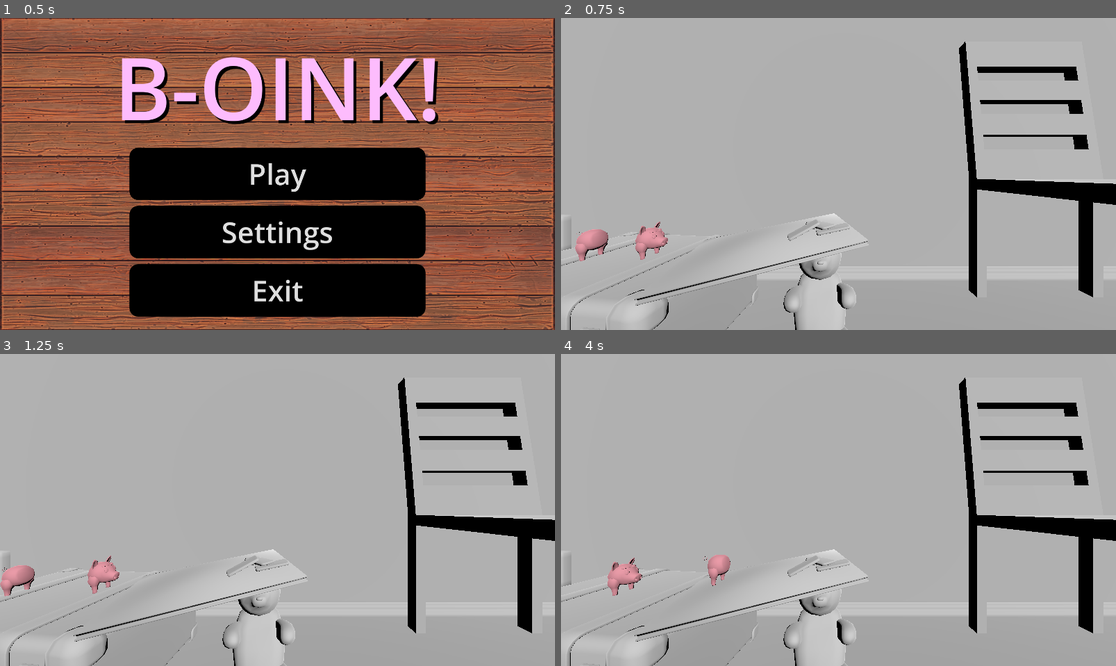
Above: before the commit, frames 1-4 (two rows, left to right).
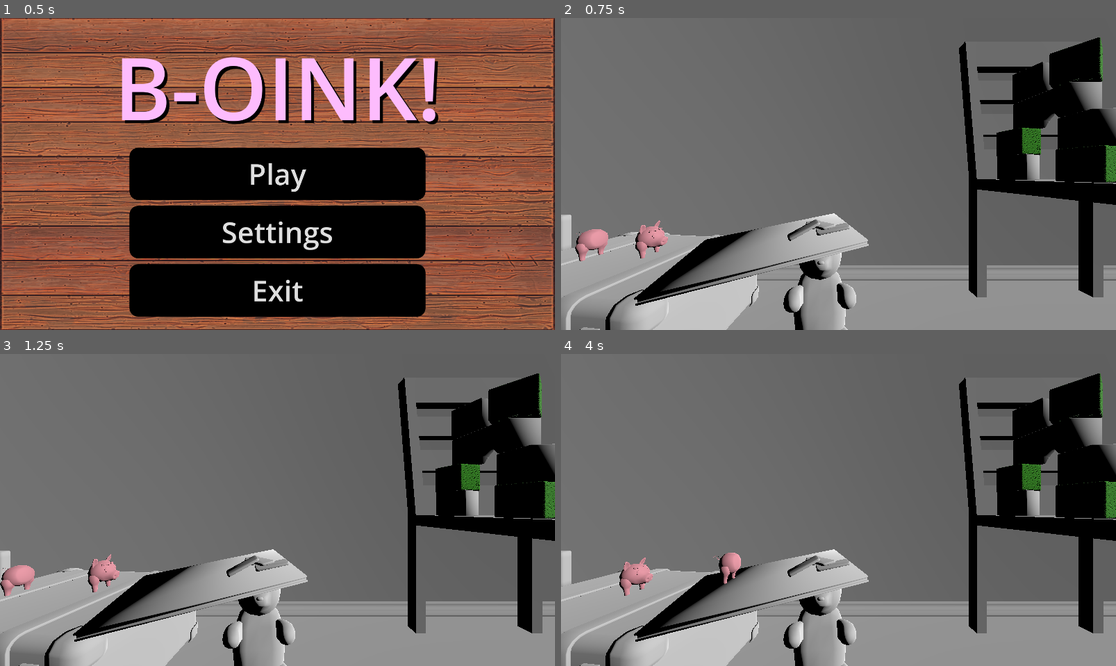
Above: after the commit, the same moments.

Repository: CoffeeMugTwo/b_oink
Game: Godot game, scene res://Scenes/main_menu.tscn
Same seed, same stepped clock (60 frames per second), same inputs: the game is played once before the commit and once after it.
Inputs:
- Up to frame 1 (0.5 s): no input
- Up to frame 2 (0.75 s): click "Play" at 0.5 s
- Up to frame 3 (1.25 s): no input
- Up to frame 4 (4 s): tap Enter (ui_accept) at 1.25 s; hold Right (ui_right) 1.28-2.03 s; hold Shift (p2_hold) 1.28-2.03 s; tap C (p2_jump) at 1.52, 2.27, 3.77 s; hold Down (ui_down) 2.03-2.78 s; tap A (p2_left) at 2.1 s; hold Right (ui_right) 2.78-3.53 s; hold D (p2_right) 2.78-3.53 s; hold Up (ui_up) from 3.53 s (still down); tap Shift (p2_hold) at 3.6 s

Frame 1 is identical in both runs. In frame 2, 82% of the frame differs, in the area x 0-100%, y 0-100%; in frame 3, 82%; in frame 4, 82%.

Commit message:
LevelEdit

Diff:
--- a/b-oink/Scenes/World.tscn
+++ b/b-oink/Scenes/World.tscn
@@ -30,19 +30,17 @@
 radius = 0.5332031
 
 [sub_resource type="BoxShape3D" id="BoxShape3D_q2d71"]
+size = Vector3(1, 0.47460938, 1)
 
 [sub_resource type="BoxShape3D" id="BoxShape3D_kn06e"]
 
 [sub_resource type="BoxShape3D" id="BoxShape3D_waglr"]
 
 [sub_resource type="BoxShape3D" id="BoxShape3D_rwt1y"]
-size = Vector3(0.99890137, 1, 1.005188)
-
-[sub_resource type="BoxShape3D" id="BoxShape3D_r0dna"]
-size = Vector3(0.56933594, 1.1660156, 0.158432)
+size = Vector3(0.99890137, 1, 1.3512268)
 
 [sub_resource type="BoxShape3D" id="BoxShape3D_mvfa8"]
-size = Vector3(0.91259766, 1, 1)
+size = Vector3(1.3322754, 0.059326172, 1)
 
 [node name="World" type="Node3D"]
 
@@ -228,7 +226,7 @@
 transform = Transform3D(1, 0, 0, 0, 1, 0, 0, 0, 1, 24.369709, 5.8451095, 7.212913)
 
 [node name="DirectionalLight3D" type="DirectionalLight3D" parent="."]
-transform = Transform3D(7.350161, -5.238774, 4.30469, 2.331135, 7.9140525, 5.65098, -6.3671756, -3.1500802, 7.0381856, 13.295916, 7.9920297, -4.044555)
+transform = Transform3D(0.07303497, -0.47181213, 0.87866914, 0.25164002, 0.86123455, 0.4415341, -0.9650612, 0.18886085, 0.18162705, 28.295916, 7.9920297, 6.2795568)
 light_bake_mode = 1
 directional_shadow_max_distance = 787.7
 
@@ -1047,15 +1045,11 @@
 transform = Transform3D(0.17762461, -0.13786907, -0.6629039, 0.035683155, 0.6862887, -0.1331713, 0.67614806, 0, 0.18117337, 22.02649, 3.4070604, 0)
 
 [node name="B-Oink!_Book_LP" parent="Book" instance=ExtResource("17_waglr")]
-transform = Transform3D(0.99881434, 0.048171856, -0.0070527047, -0.047825556, 0.9979286, 0.043012902, 0.00910987, -0.042624332, 0.99904954, 0.0020256042, 0.038965702, -0.00756073)
+transform = Transform3D(0.99881434, 0.048171863, -0.0070527196, -0.047825564, 0.99792856, 0.043012932, 0.00910987, -0.042624347, 0.99904954, 0.0014886856, 0.037673473, -0.007013321)
 
 [node name="CollisionShape3D" type="CollisionShape3D" parent="Book"]
-transform = Transform3D(5.994873, 0.008164303, -0.050489068, -0.24335478, 0.19969523, 0.29935074, 0.046970844, -0.0074252402, 7.994181, 0.0024032593, 0.0715909, -0.021720886)
+transform = Transform3D(5.994873, 0.008164303, -0.050489068, -0.24335478, 0.19969523, 0.29935074, 0.046970844, -0.0074252402, 7.994181, -0.006333351, 0.12338543, 1.3614235)
 shape = SubResource("BoxShape3D_rwt1y")
-
-[node name="CollisionShape3D2" type="CollisionShape3D" parent="Book"]
-transform = Transform3D(-7.070199, -0.015978562, -3.8113306, 0.31450126, -0.49824443, -0.26621103, -2.4628716, -0.017750777, 10.907096, -1.0391479, 0.054296732, 4.3715687)
-shape = SubResource("BoxShape3D_r0dna")
 
 [node name="Domino" type="StaticBody3D" parent="."]
 transform = Transform3D(0.29141128, -0.015598846, 0.053754, 0.047566317, 0.09873503, -6.7099215e-11, -0.05307401, 0.0028409788, 0.2951449, 24.171867, 3.8483653, 0)
@@ -1080,10 +1074,83 @@
 [node name="B-Oink!_Domino_LP" parent="Domino4" instance=ExtResource("18_rwt1y")]
 transform = Transform3D(0.99904865, 0.042858496, -0.008057088, -0.04348021, 0.9931447, -0.10850823, 0.0033514798, 0.10875532, 0.99406326, 0.6297245, -0.24656487, 0.2106018)
 
-[node name="CollisionDomino" type="CollisionShape3D" parent="Domino4"]
-transform = Transform3D(2.3393984, 0.00269895, 2.483984, 3.546144, 0.92556846, -0.6904323, -2.62239, 0.029518709, 2.212461, -1.3633614, -2.0914097, 3.0504913)
+[node name="DominoPlaceholder" type="StaticBody3D" parent="."]
+transform = Transform3D(1, 0, 0, 0, 1, 0, 0, 0, 1, 22.769339, 3.9451165, 0)
+
+[node name="CollisionShape3D" type="CollisionShape3D" parent="DominoPlaceholder"]
+transform = Transform3D(0.86271673, -0.5056875, 0, 0.5056875, 0.86271673, 0, 0, 0, 1, 0.23384285, -0.09717131, 0)
 shape = SubResource("BoxShape3D_mvfa8")
 
-[node name="CollisionDomino2" type="CollisionShape3D" parent="Domino4"]
-transform = Transform3D(1.283788, -0.2688025, 2.7931335, 3.4271374, 0.88591594, -0.5770154, -2.9762368, -0.067361966, 2.3816772, 0.18515396, 0.3934784, 1.2801208)
-shape = SubResource("BoxShape3D_mvfa8")
+[node name="Block9" type="StaticBody3D" parent="."]
+transform = Transform3D(0.11155699, 0, -0.48739618, 0, 0.5, 0, 0.48739618, 0, 0.11155699, 31.663982, 6.603571, -1.064362)
+
+[node name="CollisionShape3D" type="CollisionShape3D" parent="Block9"]
+transform = Transform3D(1.95, 0, 0, 0, 1.95, 0, 0, 0, 1.95, 0, 1.010469, 0)
+shape = SubResource("BoxShape3D_q2d71")
+
+[node name="B-Oink!_Buldingblock_cube_LP2" parent="Block9" instance=ExtResource("8_kn06e")]
+
+[node name="Block10" type="StaticBody3D" parent="."]
+transform = Transform3D(-0.49999654, 0, 0.00186757, 0, 0.5, 0, -0.00186757, 0, -0.49999654, 31.823383, 7.6211414, 0.10117191)
+
+[node name="CollisionShape3D" type="CollisionShape3D" parent="Block10"]
+transform = Transform3D(2.114266, 0, -1.0244548e-08, 0, 1.95, 0, -7.357448e-08, 0, 4.1822333, 0.0077438354, 1.522726, -0.096877396)
+shape = SubResource("BoxShape3D_q2d71")
+
+[node name="B-Oink!_Buldingblock_bridge_LP" parent="Block10" instance=ExtResource("10_7yo87")]
+
+[node name="CollisionShape3D2" type="CollisionShape3D" parent="Block10"]
+transform = Transform3D(2.1142597, 0.0047921264, -0.003857337, -0.005195759, 1.4684858, -2.751642, -0.0019500754, 1.2829748, 3.1495278, 0.015262604, 0.2724924, 1.9148654)
+shape = SubResource("BoxShape3D_q2d71")
+
+[node name="CollisionShape3D3" type="CollisionShape3D" parent="Block10"]
+transform = Transform3D(2.1142151, 0.004490593, -0.027919978, -0.0048688264, -1.5352784, -2.578501, -0.014114472, 1.2022469, -3.2926617, 0.0015182495, 0.42662144, -1.7686334)
+shape = SubResource("BoxShape3D_q2d71")
+
+[node name="Block11" type="StaticBody3D" parent="."]
+transform = Transform3D(-0.49951303, 0, 0.022062555, 0, 0.5, 0, -0.022062555, 0, -0.49951303, 31.778576, 6.619221, 1.2767458)
+
+[node name="CollisionShape3D" type="CollisionShape3D" parent="Block11"]
+transform = Transform3D(1.9487522, 0, -0.06975466, 0, 1.9500003, 0, 0.06975466, 0, 1.9487522, 0, 1.0104694, 0)
+shape = SubResource("BoxShape3D_q2d71")
+
+[node name="B-Oink!_Buldingblock_cube_LP" parent="Block11" instance=ExtResource("7_y7y61")]
+transform = Transform3D(0.99790883, 0, -0.06463681, 0, 1, 0, 0.06463681, 0, 0.99790883, 0, 0, 0)
+
+[node name="Block12" type="StaticBody3D" parent="."]
+transform = Transform3D(-0.15966989, 0, 0.47382018, 0, 0.5, 0, -0.47382018, 0, -0.15966989, 31.743315, 5.614308, 1.2049965)
+
+[node name="CollisionShape3D" type="CollisionShape3D" parent="Block12"]
+transform = Transform3D(1.95, 0, 0, 0, 1.95, 0, 0, 0, 1.95, 0, 1.010469, 0)
+shape = SubResource("BoxShape3D_q2d71")
+
+[node name="B-Oink!_Buldingblock_cube_LP2" parent="Block12" instance=ExtResource("8_kn06e")]
+
+[node name="Block13" type="StaticBody3D" parent="."]
+transform = Transform3D(0.43803135, 0, 0.24109857, 0, 0.5, 0, -0.24109857, 0, 0.43803135, 31.699244, 5.609393, -1.0993623)
+
+[node name="CollisionShape3D" type="CollisionShape3D" parent="Block13"]
+transform = Transform3D(1.9452666, 0, -0.13578743, 0, 1.9500003, 0, 0.13578743, 0, 1.9452666, 0, 1.0104694, 0)
+shape = SubResource("BoxShape3D_q2d71")
+
+[node name="B-Oink!_Buldingblock_cube_LP" parent="Block13" instance=ExtResource("7_y7y61")]
+transform = Transform3D(0.99790883, 0, -0.06463681, 0, 1, 0, 0.06463681, 0, 0.99790883, 0, 0, 0)
+
+[node name="Block14" type="StaticBody3D" parent="."]
+transform = Transform3D(-0.28764537, 0, 0.40897447, 0, 0.5, 0, -0.40897447, 0, -0.28764537, 31.753382, 8.664007, 0.88277113)
+
+[node name="CollisionShape3D" type="CollisionShape3D" parent="Block14"]
+transform = Transform3D(1.95, 0, 0, 0, 1.95, 0, 0, 0, 1.95, 0, 1.010469, 0)
+shape = SubResource("BoxShape3D_q2d71")
+
+[node name="B-Oink!_Buldingblock_cube_LP2" parent="Block14" instance=ExtResource("8_kn06e")]
+
+[node name="Block15" type="StaticBody3D" parent="."]
+transform = Transform3D(0.4794025, 0, 0.14203274, 0, 0.5, 0, -0.14203274, 0, 0.4794025, 31.689177, 8.679657, -0.30097753)
+
+[node name="CollisionShape3D" type="CollisionShape3D" parent="Block15"]
+transform = Transform3D(1.9487522, 0, -0.06975466, 0, 1.9500003, 0, 0.06975466, 0, 1.9487522, 0, 1.0104694, 0)
+shape = SubResource("BoxShape3D_q2d71")
+
+[node name="B-Oink!_Buldingblock_cube_LP" parent="Block15" instance=ExtResource("7_y7y61")]
+transform = Transform3D(0.99790883, 0, -0.06463681, 0, 1, 0, 0.06463681, 0, 0.99790883, 0, 0, 0)
Not shown: 1 places in b-oink/Scenes/World.tscn that only renumber resources
